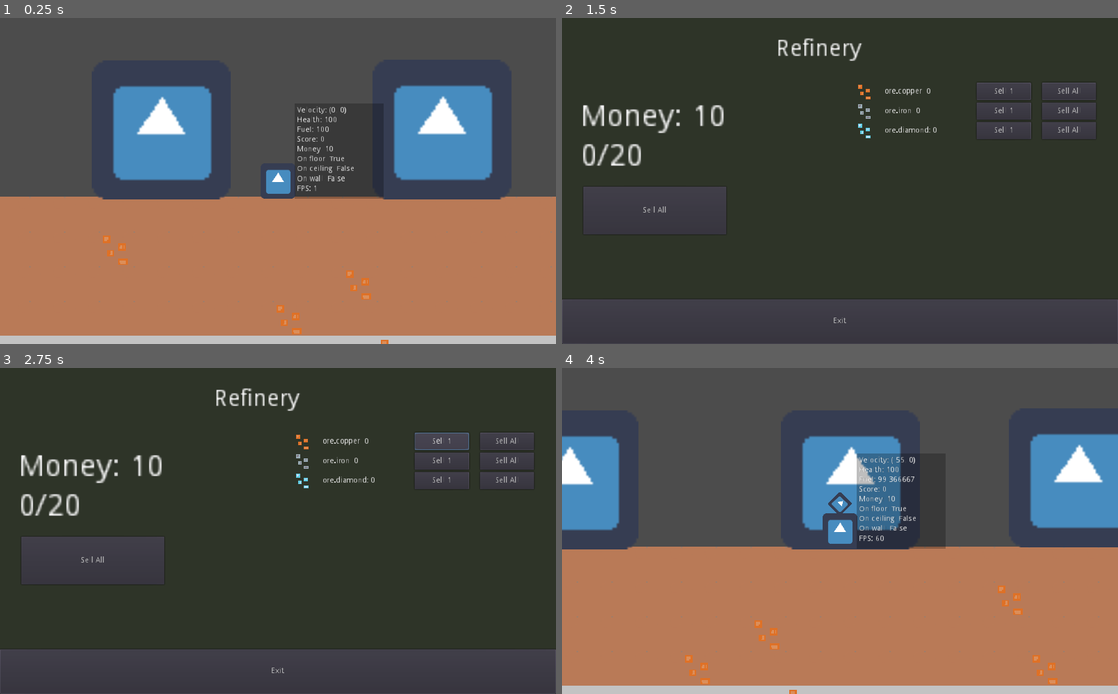
Above: before the commit, frames 1-4 (two rows, left to right).
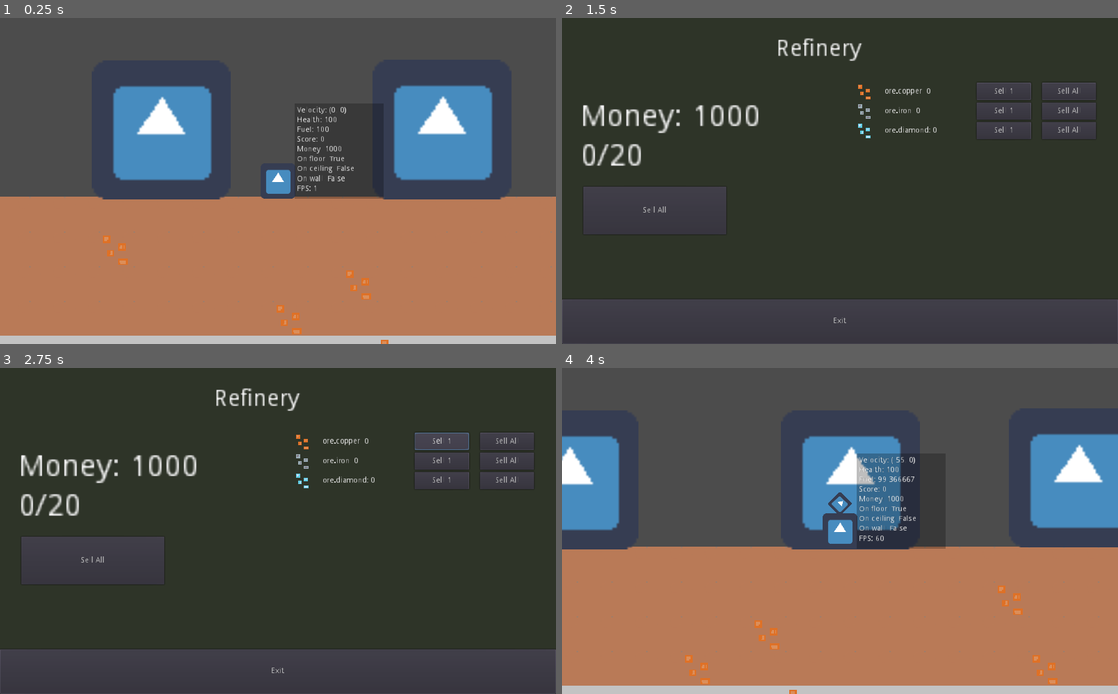
Above: after the commit, the same moments.

Repository: drabekm/Depths
Game: Godot game, scene res://Maps/ChunkTestWorld.tscn
The game is run twice, just before and just after one commit, with the same random seed, the same clock (stepped at 60 frames per second) and the same inputs. The engine's default icon, where the game draws it, is replaced by a stand-in: a white triangle on a blue panel in a dark square.
Inputs:
- Up to frame 1 (0.25 s): no input
- Up to frame 2 (1.5 s): tap Enter at 0.5 s; hold E (function) 0.53-1.28 s; hold Right (ui_right) from 0.53 s (still down); tap Up (ui_up) at 0.77 s; tap E (function) at 1.35 s
- Up to frame 3 (2.75 s): tap Up (ui_up) at 1.52 s; release Right (ui_right) at 2 s; click "Sell 1" at 2 s
- Up to frame 4 (4 s): click "Sell All" at 2.75 s; tap Space at 3.5 s; hold Left (ui_left) from 3.53 s (still down); hold E (function) from 3.53 s (still down)

The runs differ from the first frame. In frame 1, less than 0.1% of the frame differs, in the area x 60-62%, y 39-41%; in frame 2, 0.2%, in the area x 29-36%, y 26-34%; in frame 3, 0.2%; in frame 4, less than 0.1%.

Commit message:
Update README.md

Diff:
--- a/Entities/Player/PlayerData.gd
+++ b/Entities/Player/PlayerData.gd
@@ -21,7 +21,7 @@
 var thurster_power = 20
 
 var score: int = 0
-var money: int = 10
+var money: int = 1000
 
 var inventory = {
 	BlockEnums.MineralTypes.COPPER : 0,
Not shown, changed: README.md
